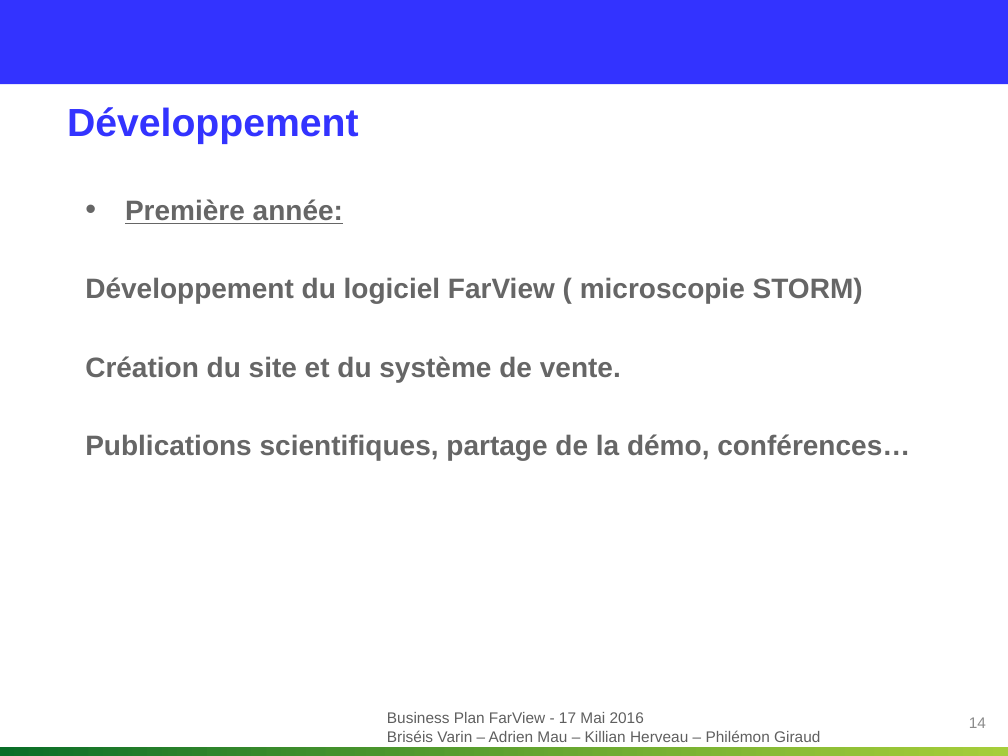
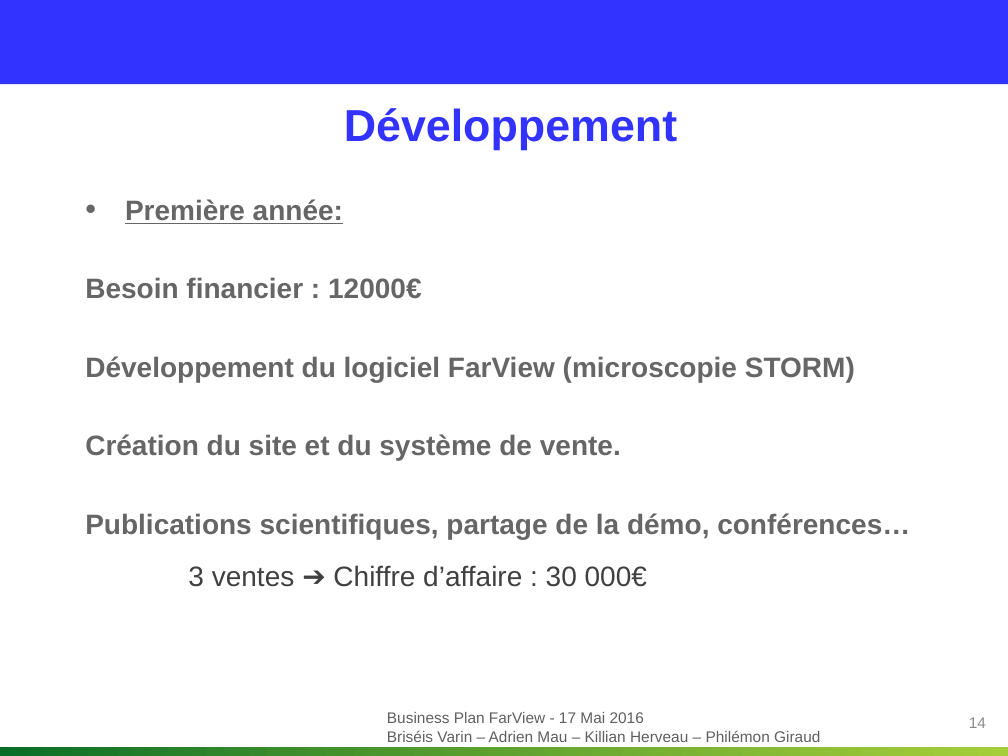
Before and after one commit to Killian-Herveau/PIMS, a slide deck: slide 14 of OppAffaire/Présentation orale/Présentation.pptx. Drawn at 1008x756 pixels with LibreOffice and Linux fonts; fonts in the diff are those of the drawing; background and template pictures are left out. Boxes give left, top, right and bottom in pixels: in the first picture for what was removed or moved away, otherwise in the second. Text is boxed around its words. In the diff, an @@ line names an element or a change of style, - is before the commit and + after.

```diff
--- a/OppAffaire/Présentation orale/Présentation.pptx
+++ b/OppAffaire/Présentation orale/Présentation.pptx
@@ title "Développement" at (344,108,677,150): size 28 to 32 pt; alignment left to centre @@
@@ text at (85,277,855,382): text changed @@
-Développement du logiciel FarView ( microscopie STORM)
+Besoin financier : 12000€
+Développement du logiciel FarView (microscopie STORM)
@@ text added at (188,565,647,587), 20 pt, text #404040 @@
+3 ventes ➔ Chiffre d’affaire : 30 000€
```
Also in this commit, not shown: 8 other slides changed, 1 other file.
